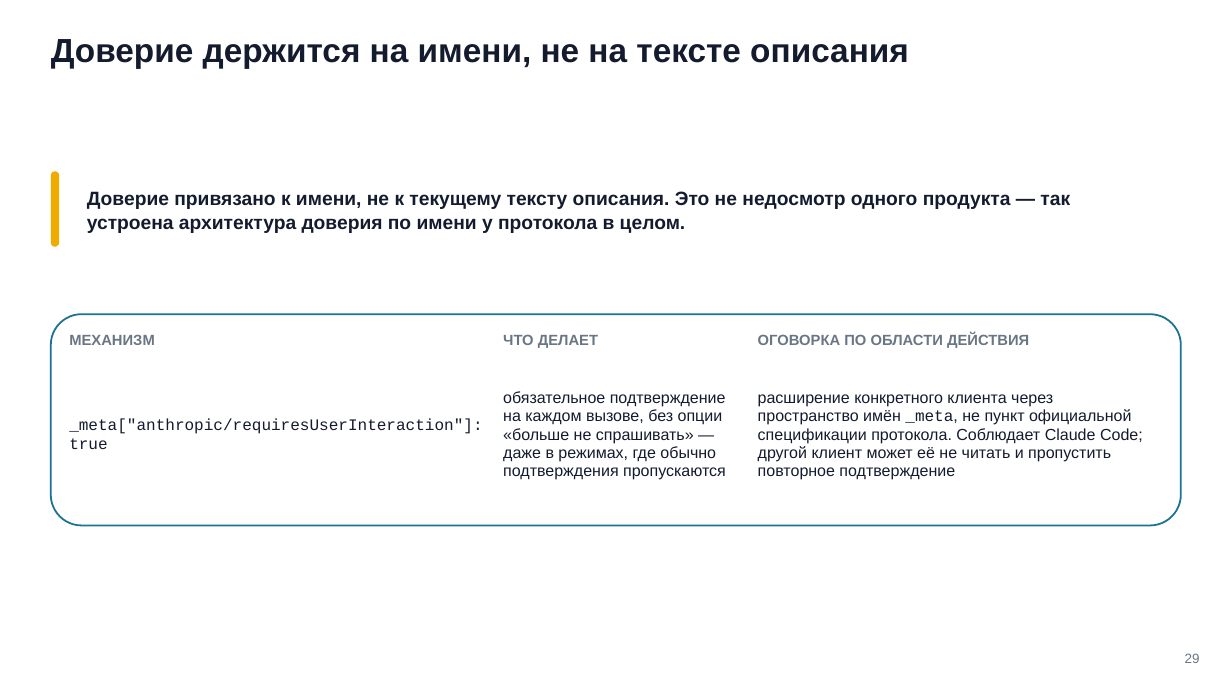
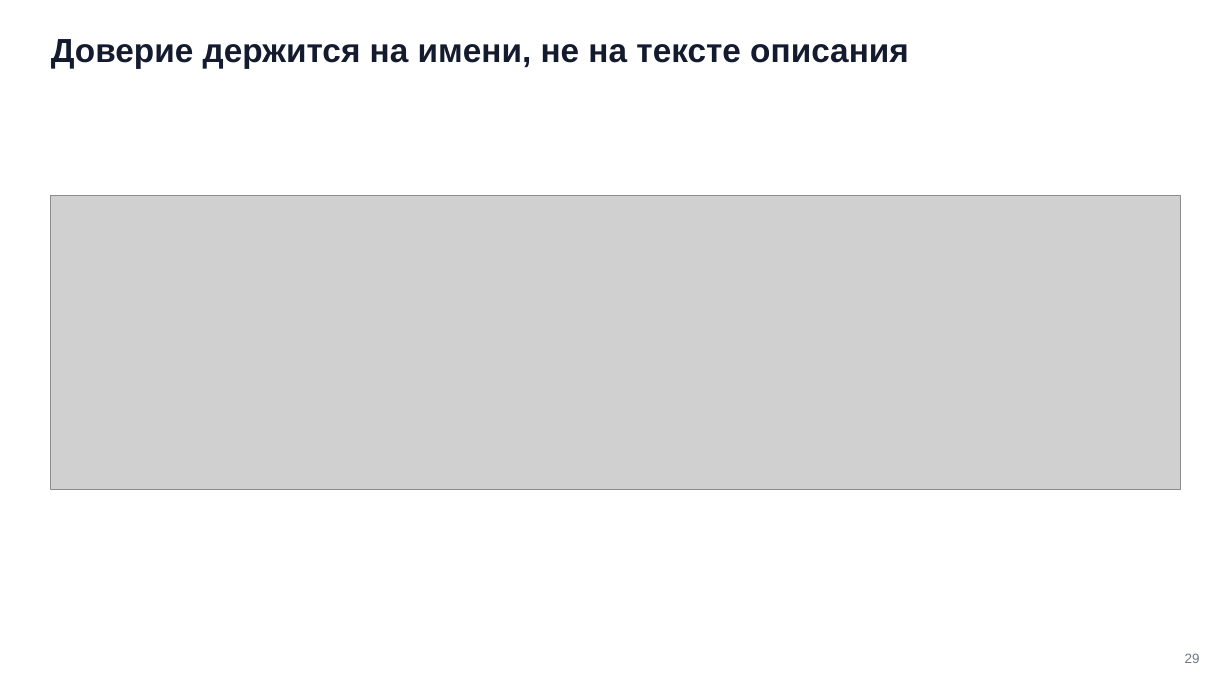
Before and after one commit to tellina-study/AI-usage-lessons, a slide deck: slide 29 of library/seminars/sem-06/rendered/sem-06.pptx. Drawn at 1232x693 pixels with LibreOffice and Linux fonts; fonts in the diff are those of the drawing; grey boxes stand for pictures. Boxes give left, top, right and bottom in pixels: in the first picture for what was removed or moved away, otherwise in the second. Text is boxed around its words. In the diff, an @@ line names an element or a change of style, - is before the commit and + after.

```diff
--- a/library/seminars/sem-06/rendered/sem-06.pptx
+++ b/library/seminars/sem-06/rendered/sem-06.pptx
@@ rounded rectangle removed at (51,171,59,247) @@
@@ picture added at (51,196,1181,490) @@
@@ text removed at (87,191,1070,233) @@
-Доверие привязано к имени, не к текущему тексту описания. Это не недосмотр одного продукта — так устроена архитектура доверия по имени у протокола в целом.
@@ rounded rectangle removed at (51,314,1181,526) @@
@@ text removed at (69,335,155,345) @@
-МЕХАНИЗМ
@@ text removed at (503,334,598,348) @@
-ЧТО ДЕЛАЕТ
@@ text removed at (758,334,1029,348) @@
-ОГОВОРКА ПО ОБЛАСТИ ДЕЙСТВИЯ
@@ text removed at (69,419,482,449) @@
-_meta["anthropic/requiresUserInteraction"]: true
@@ text removed at (503,391,726,480) @@
-обязательное подтверждение на каждом вызове, без опции «больше не спрашивать» — даже в режимах, где обычно подтверждения пропускаются
@@ text removed at (758,394,1143,480) @@
-расширение конкретного клиента через пространство имён _meta, не пункт официальной спецификации протокола. Соблюдает Claude Code; другой клиент может её не читать и пропустить повторное подтверждение
```
Also in this commit, not shown: 19 other slides changed, 24 other files.
